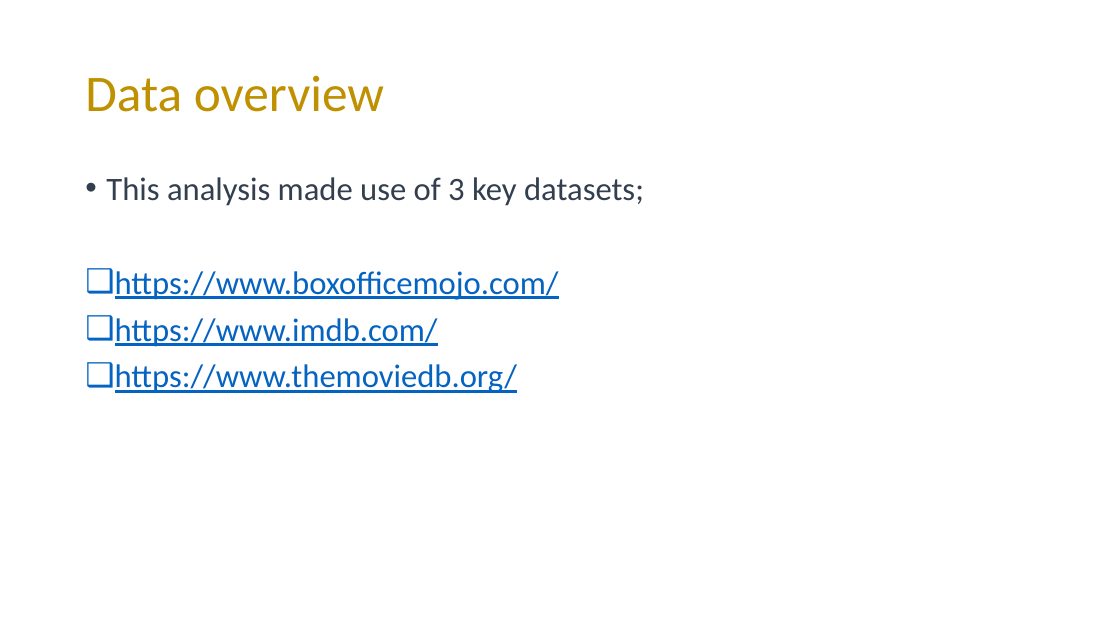
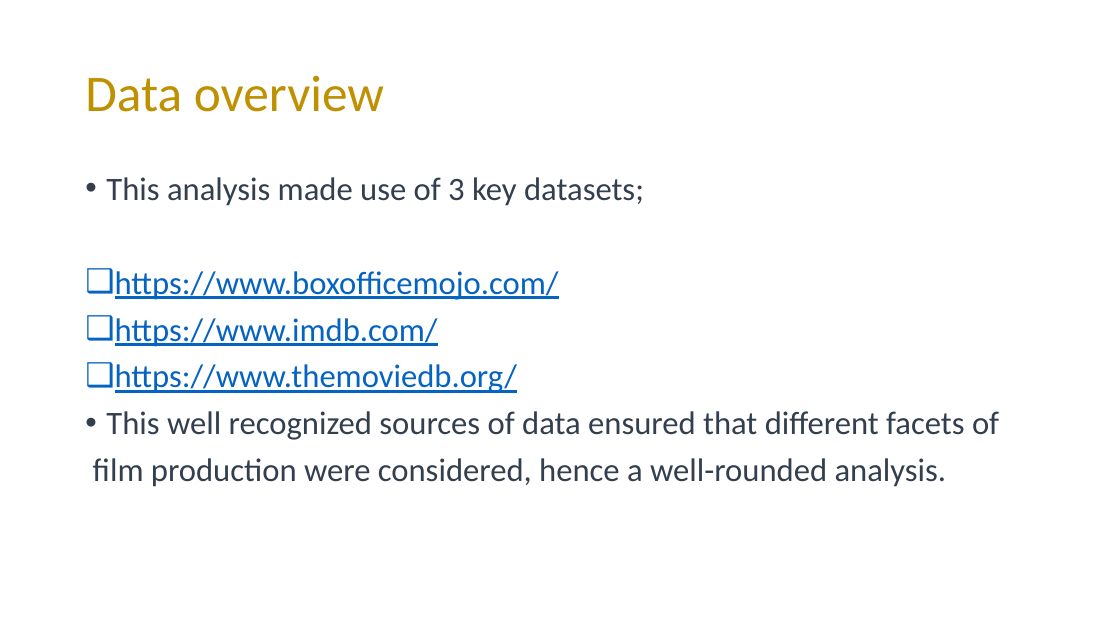
Before and after one commit to mading225/GROUP-6-PROJECT-, a slide deck: slide 7 of project.pptx. Drawn at 1120x630 pixels with LibreOffice and Linux fonts; fonts in the diff are those of the drawing. Boxes give left, top, right and bottom in pixels: in the first picture for what was removed or moved away, otherwise in the second. Text is boxed around its words. In the diff, an @@ line names an element or a change of style, - is before the commit and + after.

```diff
--- a/project.pptx
+++ b/project.pptx
@@ text at [93,411,999,487]: paragraphs added @@
+• This well recognized sources of data ensured that different facets of
+film production were considered, hence a well-rounded analysis.
```
Also in this commit, not shown: 7 slides added.
